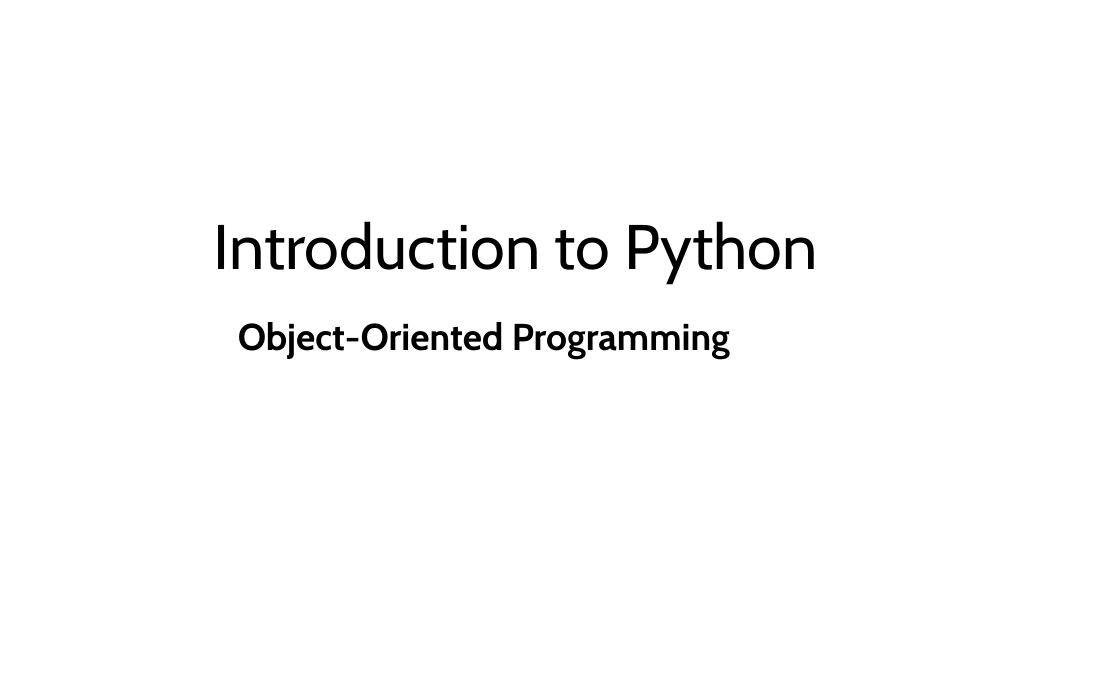
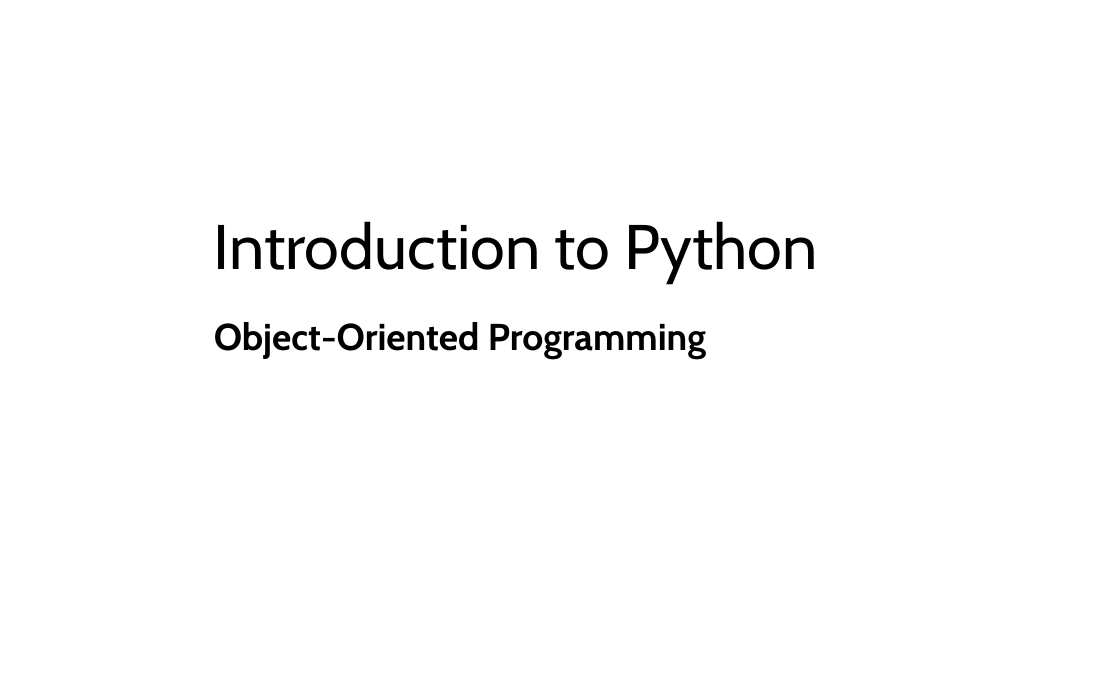
Before and after one commit to LongBaoNguyen/longbaonguyen.github.io, a slide deck: slide 1 of courses/apcsp/lect9.pptx. Drawn at 1120x700 pixels with LibreOffice and Linux fonts; fonts in the diff are those of the drawing. Boxes give left, top, right and bottom in pixels: in the first picture for what was removed or moved away, otherwise in the second. Text is boxed around its words. In the diff, an @@ line names an element or a change of style, - is before the commit and + after.

```diff
--- a/courses/apcsp/lect9.pptx
+++ b/courses/apcsp/lect9.pptx
@@ subtitle "Object-Oriented Programming": place and size @@
-subtitle "Object-Oriented Programming" at (238, 322, 730, 358)
+subtitle "Object-Oriented Programming" at (214, 322, 706, 359)
```
Also in this commit, not shown: 2 other slides changed, 1 other file.
